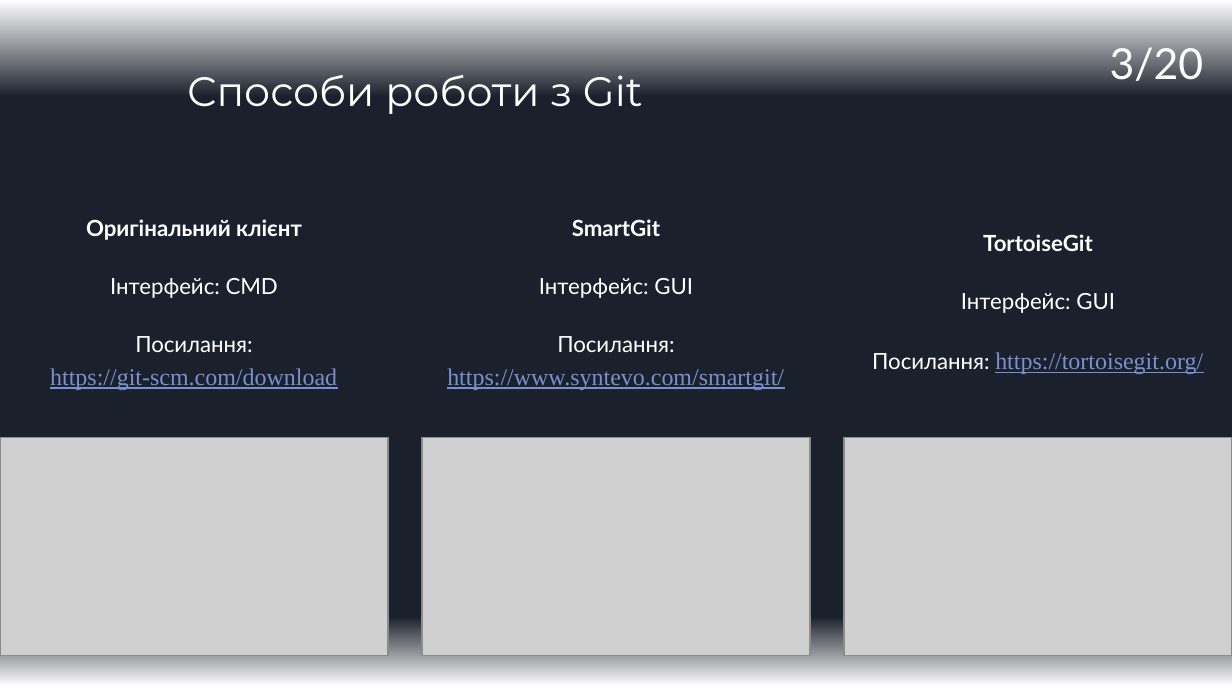
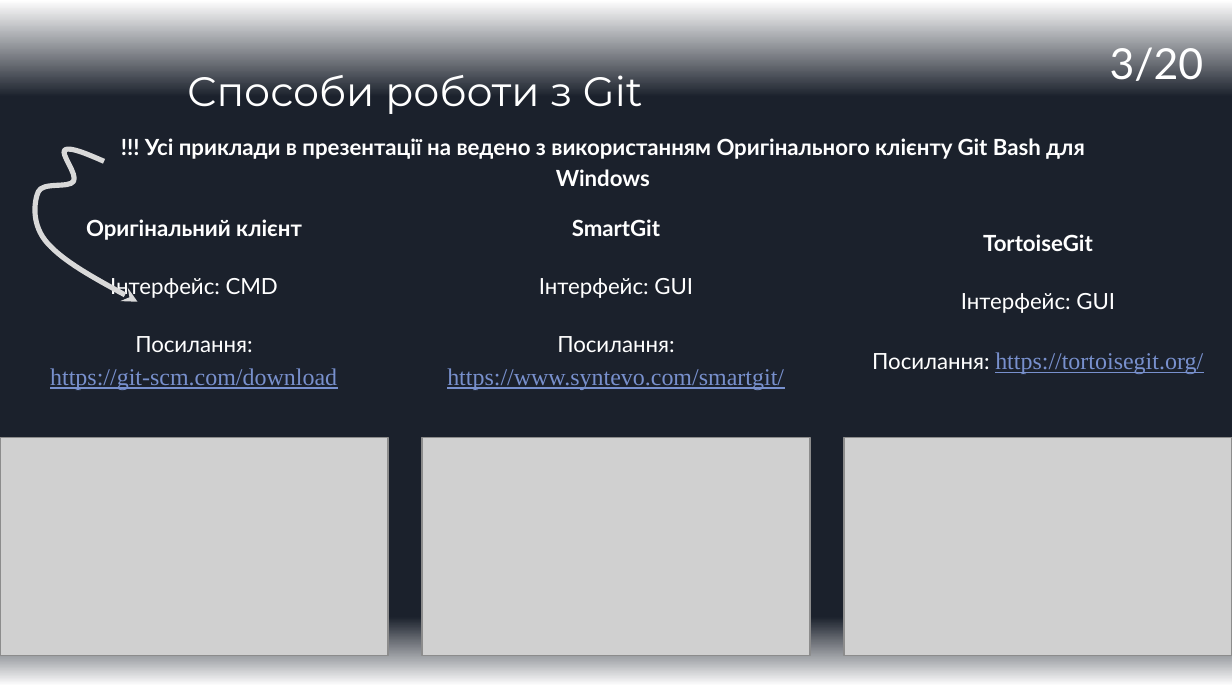
Before and after one commit to ValueOverStatic/IT-carrer-Seminars, a slide deck: slide 3 of Seminar1_Github_v02.pptx. Drawn at 1232x693 pixels with LibreOffice and Linux fonts; fonts in the diff are those of the drawing; grey boxes stand for pictures. Boxes give left, top, right and bottom in pixels: in the first picture for what was removed or moved away, otherwise in the second. Text is boxed around its words. In the diff, an @@ line names an element or a change of style, - is before the commit and + after.

```diff
--- a/Seminar1_Github_v02.pptx
+++ b/Seminar1_Github_v02.pptx
@@ freeform shape added at (x1=34, y1=149, x2=137, y2=302), outline #D9D9D9 3 pt @@
@@ text added at (x1=145, y1=138, x2=1085, y2=186), 13 pt, text #FFFFFF, bold @@
+!!! Усі приклади в презентації на ведено з використанням Оригінального клієнту Git Bash для Windows
```
Also in this commit, not shown: 6 other slides changed.
